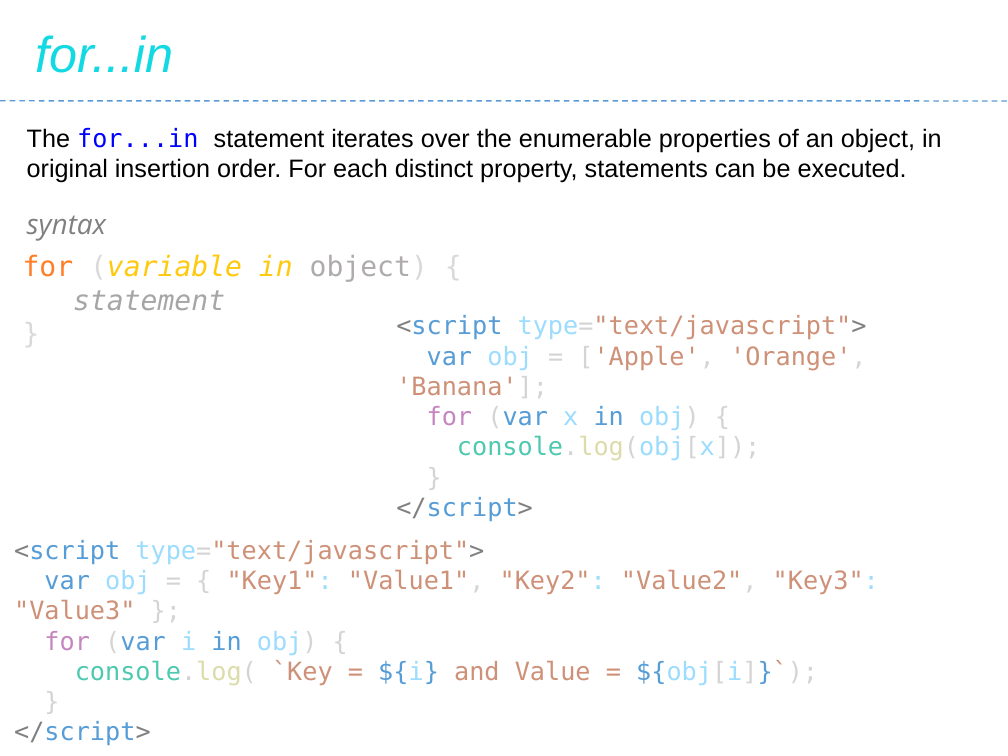
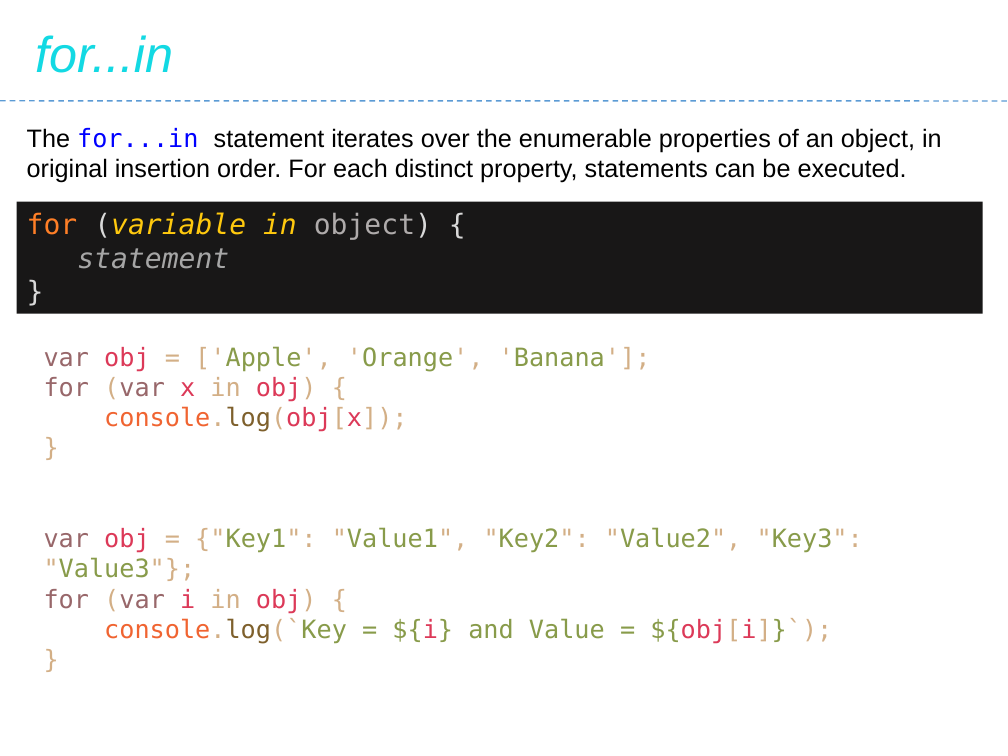
Before and after one commit to Saleel-Bagde/PPT-s, a slide deck: slide 127 of JavaScript.pptx. Drawn at 1008x756 pixels with LibreOffice and Linux fonts; fonts in the diff are those of the drawing. Boxes give left, top, right and bottom in pixels: in the first picture for what was removed or moved away, otherwise in the second. Text is boxed around its words. In the diff, an @@ line names an element or a change of style, - is before the commit and + after.

```diff
--- a/JavaScript.pptx
+++ b/JavaScript.pptx
@@ rectangle "for (variable in object) {": place and size @@
-rectangle "for (variable in object) {" at <box>23,254,428,310</box>
+rectangle "for (variable in object) {" at <box>17,202,983,313</box>
@@ rectangle "for (variable in object) {" at <box>17,202,983,313</box>: fill none to #181717 @@
@@ text removed at <box>27,215,106,241</box> @@
-syntax
@@ text removed at <box>396,315,867,460</box> @@
-<script type="text/javascript">
-var obj = ['Apple', 'Orange', 'Banana'];
-for (var x in obj) {
-console.log(obj[x]);
-}
-</script>
@@ text at <box>44,346,863,644</box>: paragraph removed @@
-</script>
@@ text "var obj = ['Apple', 'Orange', ...": place and size @@
-text "var obj = ['Apple', 'Orange', ..." at <box>14,540,879,685</box>
+text "var obj = ['Apple', 'Orange', ..." at <box>44,346,863,644</box>
@@ text at <box>44,346,863,581</box>: text changed; text colour #CE9178 to #889B4A @@
-<script type="text/javascript">
-var obj = { "Key1": "Value1", "Key2": "Value2", "Key3": "Value3" };
+var obj = ['Apple', 'Orange', 'Banana'];
+for (var x in obj) {
+console.log(obj[x]);
+}
+var obj = {"Key1": "Value1", "Key2": "Value2", "Key3": "Value3"};
@@ text at <box>44,589,317,614</box>: text colour #C586C0 to #98676A in "for"; text colour #D4D4D4 to #D3AF86 in "(var obj) {", "}"; text colour #569CD6 to #98676A in "(var"; text colour #9CDCFE to #DC3958 in "i obj)"; text colour #569CD6 to #D3AF86 in "in" @@
@@ text at <box>104,618,832,644</box>: text changed; text colour #CE9178 to #889B4A @@
-console.log( `Key = ${i} and Value = ${obj[i]}`);
+console.log(`Key = ${i} and Value = ${obj[i]}`);
```
Also in this commit, not shown: 30 other slides changed.
